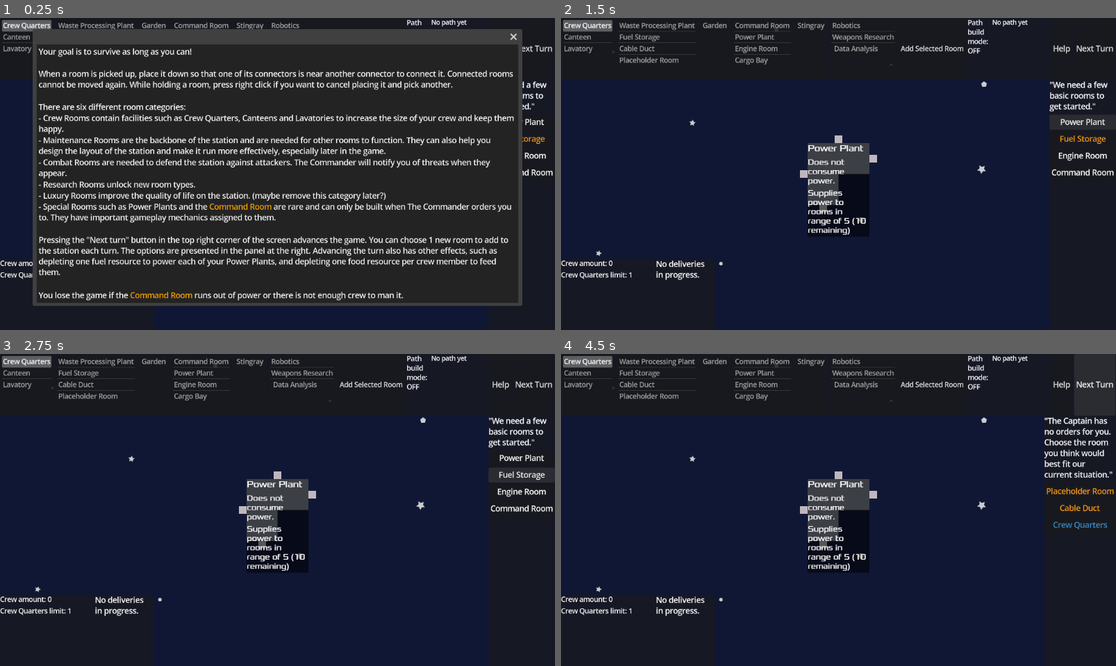
Above: before the commit, frames 1-4 (two rows, left to right).
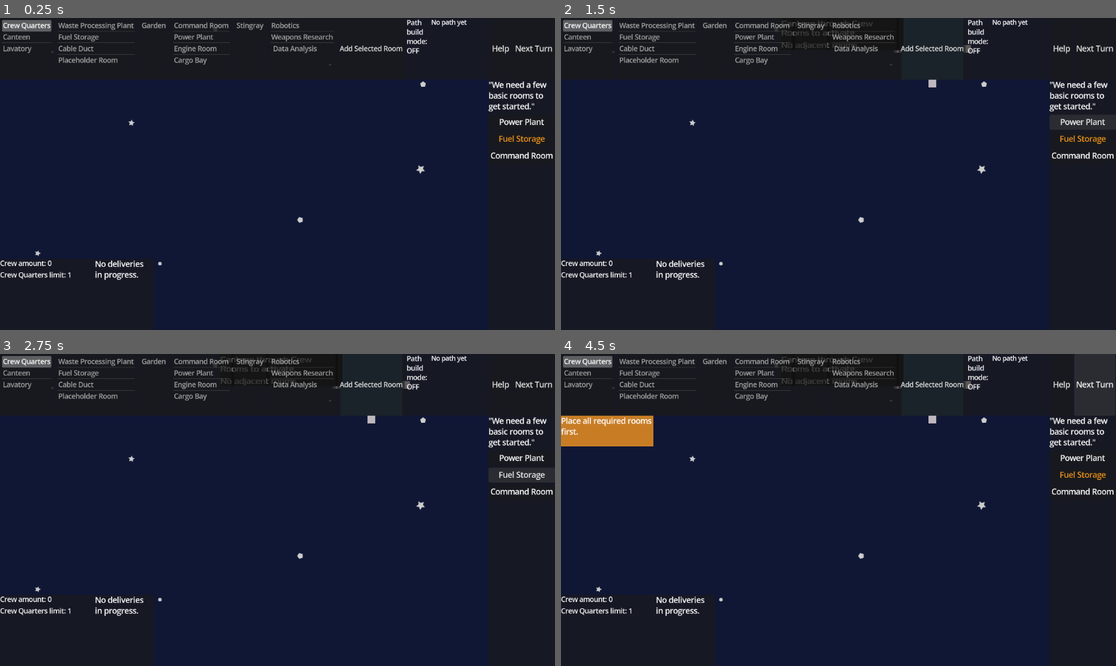
Above: after the commit, the same moments.

Repository: juhanikat/mothership
Game: Godot game, scene res://scenes/main.tscn
The game is run twice, just before and just after one commit, with the same random seed, the same clock (stepped at 60 frames per second) and the same inputs.
Inputs (mouse positions are in pixels of both pictures, inside the frame that each line leads up to):
- Up to frame 1 (0.25 s): no input
- Up to frame 2 (1.5 s): click "Add Selected Room" at 0.5 s; click "Power Plant" at 1.25 s
- Up to frame 3 (2.75 s): click "Fuel Storage" at 2 s
- Up to frame 4 (4.5 s): click (1082, 491) at 2.75 s, where only the run before the commit has a clickable "Engine Room"; click "Command Room" at 3.5 s; click "Next Turn" at 4.25 s

The runs differ from the first frame. In frame 1, 21% of the frame differs, in the area x 5-100%, y 3-93%; in frame 2, 3.9%; in frame 3, 3.9%; in frame 4, 6.6%.

Commit message:
improve room info visibility

Diff:
--- a/RoomData.gd
+++ b/RoomData.gd
@@ -71,7 +71,7 @@
 const _command_room_data: Dictionary[String, Variant] = {
 	"room_name": "Command Room",
 	"room_shape": RoomShape.SmallSquareShape,
-	"room_desc": "test",
+	"room_desc": "",
 	"room_category": RoomCategory.SPECIAL_ROOM,
 	"power_usage": 0
 }
--- a/captain/CaptainData.gd
+++ b/captain/CaptainData.gd
@@ -22,7 +22,7 @@
 ## Use these in other scripts.
 const starting_order = {
 	"description": "We need a few basic rooms to get started.",
-	"rooms": [ROOMS.POWER_PLANT, ROOMS.FUEL_STORAGE, ROOMS.ENGINE_ROOM, ROOMS.COMMAND_ROOM]
+	"rooms": [ROOMS.POWER_PLANT, ROOMS.FUEL_STORAGE, ROOMS.COMMAND_ROOM]
 	}
 
 # Orders that can be chosen randomly
--- a/room/room.gd
+++ b/room/room.gd
@@ -20,6 +20,7 @@
 
 @export var raycast: RayCast2D # if room data has a facing property, this raycast will be cast toward that side.
 # used to check if any other rooms are in front of this room, if needed.
+@export var raycast_line: Line2D
 
 @onready var room_shapes: Dictionary[RoomShape, PackedVector2Array]
 @onready var room_highlight_lines: Dictionary[RoomShape, PackedVector2Array]
@@ -30,7 +31,7 @@
 const MAX_CONNECTOR_DISTANCE = 40
 
 var hovering: bool = false # true when mouse is hovering over this room.
-var is_picked: bool = false # true when the room is picked by mouse.
+var picked: bool = false # true when the room is picked by mouse.
 var locked: bool = false # true once room has been placed and can no longer be moved.
 var connecting_rooms: bool = false # used in _unhandled_input to keep room still while connecting.
 var target_rotation: float = 0
@@ -50,13 +51,13 @@
 
 
 ## Call this before the room is added to the scene tree.
-func init_room(i_data: Dictionary[String, Variant], picked: bool = false) -> void:
+func init_room(i_data: Dictionary[String, Variant], is_picked: bool = false) -> void:
 	_data = i_data
 	_shape = _data["room_shape"]
 	room_name = _data["room_name"]
 	room_type = RoomData.room_data.find_key(_data)
 	room_category = _data["room_category"]
-	is_picked = picked
+	picked = is_picked
 
 	# creates connectors for the room, depending on its shape
 	create_connectors()
@@ -107,15 +108,20 @@
 		raycast.add_exception(own_connector)
 	if "facing" in _data:
 		raycast.show()
+		raycast_line.show()
 		match _data.facing:
 			"up":
 				raycast.target_position = Vector2(0, -50000)
+				raycast_line.points = PackedVector2Array([Vector2(0, 0), Vector2(0, -50000)])
 			"right":
 				raycast.target_position = Vector2(50000, 0)
+				raycast_line.points = PackedVector2Array([Vector2(0, 0), Vector2(50000, 0)])
 			"down":
 				raycast.target_position = Vector2(0, 50000)
+				raycast_line.points = PackedVector2Array([Vector2(0, 0), Vector2(0, 50000)])
 			"left":
 				raycast.target_position = Vector2(-50000, 0)
+				raycast_line.points = PackedVector2Array([Vector2(0, 0), Vector2(-50000, 0)])
 	else:
 		raycast.enabled = false
 
@@ -130,7 +136,7 @@
 
 
 func _unhandled_input(event: InputEvent) -> void:
-	if event.is_action_pressed("activate_room") and hovering and not is_picked:
+	if event.is_action_pressed("activate_room") and hovering and not picked:
 		if gameplay.activated:
 			gameplay.deactivate_room()
 		else:
@@ -143,7 +149,7 @@
 	if GlobalInputFlags.path_build_mode:
 		return
 
-	if event.is_action_pressed("cancel_room") and is_picked and not is_starting_room:
+	if event.is_action_pressed("cancel_room") and picked and not is_starting_room:
 		room_info.queue_free()
 		main.spawned_room_names[room_name] -= 1
 		queue_free()
@@ -152,7 +158,7 @@
 	await get_tree().physics_frame # to make sure area overlap is detected
 
 	if event.is_action_pressed("move_room") and event.is_pressed():
-		if is_picked:
+		if picked:
 			connecting_rooms = true
 			var all_connectors: Array[Connector]
 			# weird trick to cast the type correctly
@@ -161,20 +167,22 @@
 			if len(connector_pair) == 2:
 				var connected = await connect_rooms(connector_pair)
 				if connected:
-					is_picked = false
+					picked = false
+					room_info.shrink_info()
 					locked = true
 				connecting_rooms = false
 				return
 			connecting_rooms = false
 			if is_starting_room:
-				is_picked = false
-
-	if event is InputEventMouseMotion and is_picked and not connecting_rooms:
+				picked = false
+				room_info.shrink_info()
+
+	if event is InputEventMouseMotion and picked and not connecting_rooms:
 		var global_mouse_pos = get_global_mouse_position()
 		global_position = global_mouse_pos
-		room_info.global_position = global_position + RoomData.room_info_pos[_shape]
-
-	if event.is_action_pressed("rotate_tile") and is_picked:
+		room_info.global_position = global_position + RoomData.room_info_pos[_shape] + room_info.relative_pos
+
+	if event.is_action_pressed("rotate_tile") and picked:
 			target_rotation += 90
 
 
@@ -353,19 +361,14 @@
 
 func _on_mouse_entered() -> void:
 	hovering = true
-	## NOTE: room_info's description label is toggled here since room_info itself
-	## cannot be easily set to read input without consuming it :(
-	room_info.description_label.show()
-	room_info.adjacent_rooms_label.show()
-	room_info.z_index = 1
+	if not picked:
+		room_info.expand_info()
 
 
 func _on_mouse_exited() -> void:
 	hovering = false
-	room_info.description_label.hide()
-	room_info.adjacent_rooms_label.hide()
-	room_info.shrink_panel_container()
-	room_info.z_index = 0
+	if not picked:
+		room_info.shrink_info()
 
 
 func _on_highlight_line_timer_timeout() -> void:
--- a/room/room.tscn
+++ b/room/room.tscn
@@ -56,7 +56,7 @@
 &"show_highlight": SubResource("Animation_ppkfq")
 }
 
-[node name="Room" type="Area2D" node_paths=PackedStringArray("texture_polygon", "highlight_line", "highlight_line_timer", "highlight_anim_player", "nav_region", "nav_agent", "connectors_node", "polygon", "all_room_shapes", "all_room_highlights", "raycast") groups=["Room"]]
+[node name="Room" type="Area2D" node_paths=PackedStringArray("texture_polygon", "highlight_line", "highlight_line_timer", "highlight_anim_player", "nav_region", "nav_agent", "connectors_node", "polygon", "all_room_shapes", "all_room_highlights", "raycast", "raycast_line") groups=["Room"]]
 script = ExtResource("1_ppkfq")
 texture_polygon = NodePath("TexturePolygon")
 highlight_line = NodePath("HighlightLine")
@@ -69,6 +69,7 @@
 all_room_shapes = NodePath("AllRoomShapes")
 all_room_highlights = NodePath("AllRoomHighlightLines")
 raycast = NodePath("RayCast2D")
+raycast_line = NodePath("RayCast2D/RayCastLine")
 
 [node name="Polygon" type="CollisionPolygon2D" parent="."]
 
@@ -152,6 +153,11 @@
 visible = false
 collide_with_areas = true
 
+[node name="RayCastLine" type="Line2D" parent="RayCast2D"]
+visible = false
+width = 2.0
+default_color = Color(1, 0.329412, 0.333333, 0.619608)
+
 [connection signal="area_entered" from="." to="." method="_on_area_entered"]
 [connection signal="area_exited" from="." to="." method="_on_area_exited"]
 [connection signal="mouse_entered" from="." to="." method="_on_mouse_entered"]
--- a/room/room_info.gd
+++ b/room/room_info.gd
@@ -10,10 +10,12 @@
 @export var adjacent_rooms_label: RichTextLabel
 @export var description_label: RichTextLabel
 
-
+var parent_room: Room
+var relative_pos = Vector2(-250, -75)
 ##  fills information from _data (positioning is done in main.gd).
 ## NOTE: showing/hiding information that is visible when hovering room is done in room.gd.
-func init_room_info(_data: Dictionary[String, Variant], overwrite_name: String = "") -> void:
+func init_room_info(p_room: Room, _data: Dictionary[String, Variant], overwrite_name: String = "") -> void:
+	parent_room = p_room
 	if overwrite_name:
 		room_name_label.text = overwrite_name
 	else:
@@ -42,9 +44,26 @@
 		resource_label.text = "%s fuel remaining." % [str(_data["fuel_amount"])]
 
 
+## Called by room.gd when this room is hovered over.
+func expand_info() -> void:
+	global_position += relative_pos
+	description_label.show()
+	adjacent_rooms_label.show()
+	z_index = 2
+	size.x = 250
+	var stylebox: StyleBoxFlat = get_theme_stylebox("panel").duplicate()
+	stylebox.set("bg_color", Color(0.0, 0.0, 0.0, 1.0))
+	add_theme_stylebox_override("panel", stylebox)
 
-func shrink_panel_container() -> void:
+func shrink_info() -> void:
+	global_position = parent_room.global_position + RoomData.room_info_pos[parent_room._shape]
+	description_label.hide()
+	adjacent_rooms_label.hide()
+	z_index = 0
 	size = get_minimum_size()
+	var stylebox: StyleBoxFlat = get_theme_stylebox("panel").duplicate()
+	stylebox.set("bg_color", Color(0.0, 0.0, 0.0, 0.5))
+	add_theme_stylebox_override("panel", stylebox)
 
 
 ## Called by room.gd to update the adjacent rooms popup.
--- a/room/room_info.tscn
+++ b/room/room_info.tscn
@@ -4,7 +4,7 @@
 [ext_resource type="FontFile" uid="uid://c63xjyk31oise" path="res://fonts/Xolonium-Regular.otf" id="2_jskd8"]
 
 [sub_resource type="StyleBoxFlat" id="StyleBoxFlat_yms3g"]
-bg_color = Color(0, 0, 0, 0.545098)
+bg_color = Color(0, 0, 0, 0.5)
 
 [node name="RoomInfo" type="PanelContainer" node_paths=PackedStringArray("room_name_label", "power_usage_label", "traits_label", "resource_label", "adjacent_rooms_label", "description_label") groups=["RoomInfo"]]
 anchors_preset = -1
--- a/scenes/hud.gd
+++ b/scenes/hud.gd
@@ -108,6 +108,8 @@
 	cargo_popup.popup()
 
 func _on_next_turn_button_pressed() -> void:
+	if not main.check_turn_requirements():
+		return
 	GlobalSignals.turn_advanced.emit()
 
 
--- a/scenes/hud.tscn
+++ b/scenes/hud.tscn
@@ -117,11 +117,10 @@
 
 [node name="PanelContainer2" type="PanelContainer" parent="."]
 anchors_preset = -1
-anchor_top = -0.0308642
+anchor_top = 0.771605
 anchor_right = 0.277778
-anchor_bottom = 0.197531
-offset_top = 520.0
-offset_bottom = 520.0
+anchor_bottom = 1.0
+offset_bottom = -6.10352e-05
 grow_horizontal = 2
 grow_vertical = 2
 metadata/_edit_use_anchors_ = true
@@ -158,7 +157,6 @@
 title = "Cargo"
 initial_position = 1
 size = Vector2i(119, 100)
-visible = true
 
 [node name="CargoOptionsHBox" type="HBoxContainer" parent="CargoPopup"]
 offset_left = 4.0
@@ -177,7 +175,6 @@
 [node name="HelpPopup" type="PopupPanel" parent="."]
 initial_position = 1
 size = Vector2i(1000, 537)
-visible = true
 borderless = false
 
 [node name="HelpTextLabel" type="RichTextLabel" parent="HelpPopup"]
--- a/scenes/main.gd
+++ b/scenes/main.gd
@@ -33,6 +33,7 @@
 var previous_mouse_pos_dragging: Vector2 = Vector2(0, 0)
 var previous_mouse_pos_zooming: Vector2 = Vector2(0, 0)
 
+var spawned_rooms_count: int = 0 # NOTE: Is this decremented if a room is cancelled?
 var spawned_room_names = {} # used to give new rooms an ordering number (purely visual atm)
 
 var turn: int = 1
@@ -54,8 +55,8 @@
 	GlobalSignals.turn_advanced.connect(_on_next_turn)
 
 	# starting room
-	var first_room = spawn_room_at_mouse(room_data[RoomData.RoomType.POWER_PLANT])
-	first_room.is_starting_room = true
+	# var first_room = spawn_room_at_mouse(room_data[RoomData.RoomType.POWER_PLANT])
+	# first_room.is_starting_room = true
 
 
 func _unhandled_input(event: InputEvent) -> void:
@@ -124,7 +125,7 @@
 ## Spawns a room at the position of the mouse (with picked = true), and returns the Room.
 func spawn_room_at_mouse(new_room_data: Dictionary) -> Room:
 	for room: Room in get_tree().get_nodes_in_group("Room"):
-		if room.is_picked == true:
+		if room.picked == true:
 			print("Cannot spawn new room at mouse pos when an existing one is picked!")
 			return
 
@@ -142,15 +143,18 @@
 	if spawned_room_names[room_name] > 1:
 		overwrite_name = "%s (%s)" % [room_name, spawned_room_names[room_name]]
 
+	if spawned_rooms_count == 0:
+		new_room.is_starting_room = true
+	spawned_rooms_count += 1
 	room_nodes.add_child(new_room)
 
 	# room info is a child of main scene because otherwise it will rotate with the room
 	var new_room_info: RoomInfo = room_info_scene.instantiate()
-	new_room_info.init_room_info(new_room_data, overwrite_name)
+	new_room_info.init_room_info(new_room, new_room_data, overwrite_name)
 	new_room_info.global_position = new_room.global_position + RoomData.room_info_pos[new_room_shape]
-	# room is responsible for moving info box with the room itself,
-	# so it needs a reference of it
 	new_room.room_info = new_room_info
+	if new_room.picked:
+		new_room_info.expand_info()
 	room_info_nodes.add_child(new_room_info)
 
 	return new_room
@@ -164,6 +168,23 @@
 		print("Position (%s) is not reachable from position (%s)!" % [str(to), str(from)])
 
 
+## Returns true if the player has done all that is needed to do on the current turn
+## (for example, the three starting rooms have to be placed on the first turn to continue).
+func check_turn_requirements() -> bool:
+	if turn == 1:
+		var all_room_types = get_tree().get_nodes_in_group("Room").map(func(room: Room): return room.room_type)
+		for required_type in [RoomData.RoomType.COMMAND_ROOM, RoomData.RoomType.FUEL_STORAGE, RoomData.RoomType.POWER_PLANT]:
+			if required_type not in all_room_types:
+				GlobalNotice.display("Place all required rooms first.", "warning")
+				return false
+	elif turn == 3:
+		var cargo_bay = get_tree().get_nodes_in_group("CargoBay")
+		if not cargo_bay:
+			GlobalNotice.display("Place all required rooms first.", "warning")
+			return false
+	return true
+
+
 ## Gets a new order from the captain and shows the corresponding buttons in the HUD.
 ## Also calls next_turn() inside each RoomGameplay.
 func _on_next_turn() -> void:
